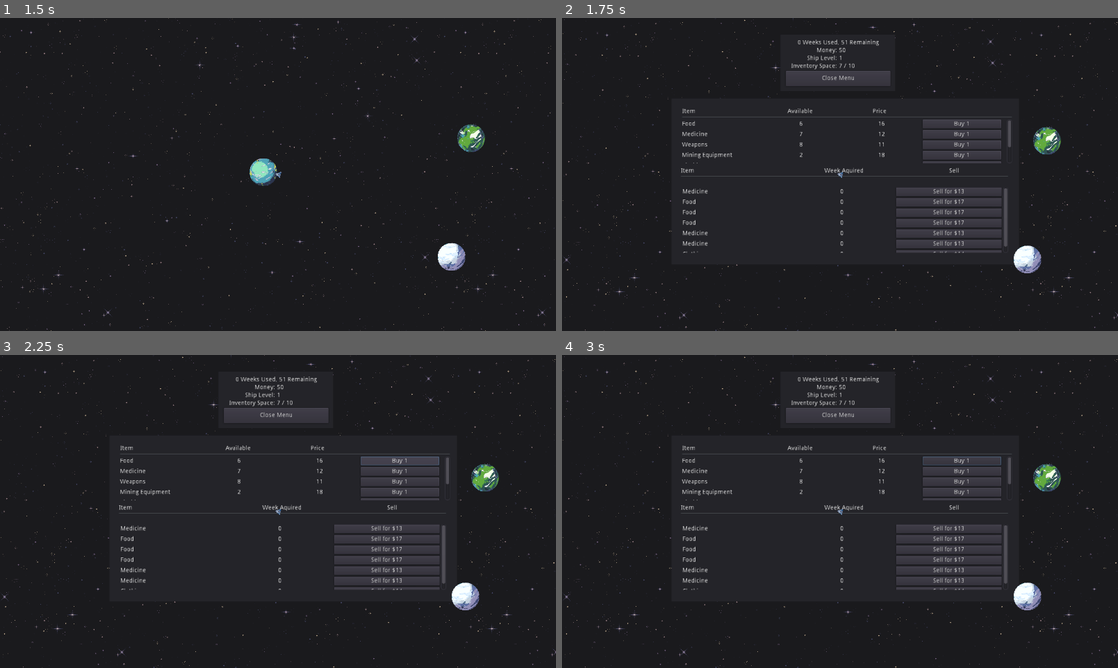
Above: before the commit, frames 1-4 (two rows, left to right).
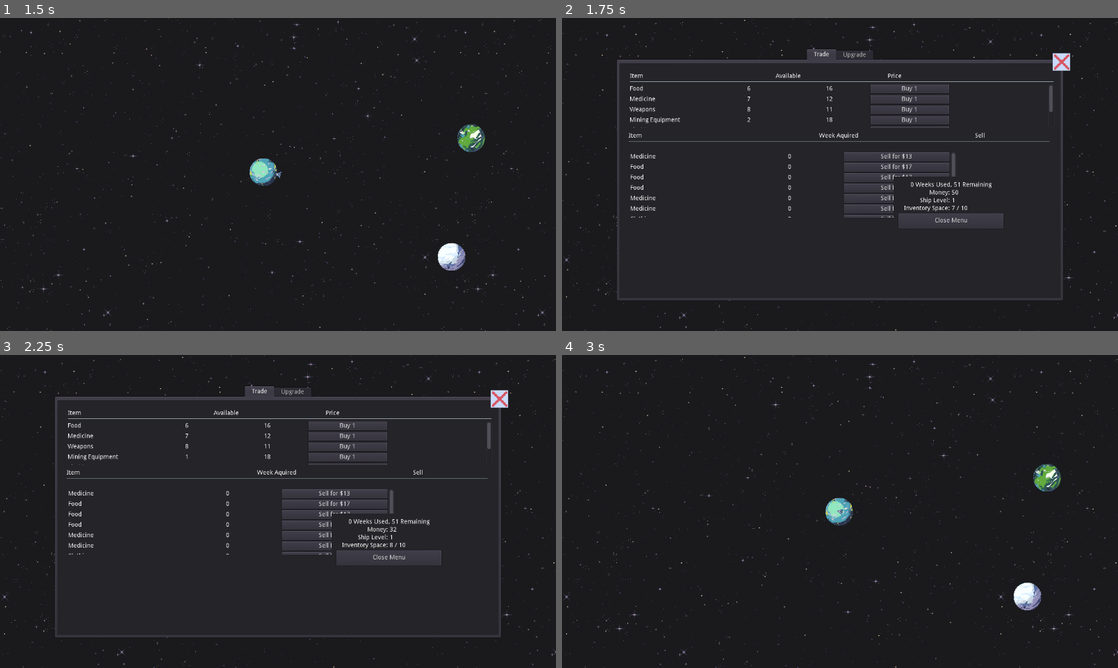
Above: after the commit, the same moments.

Repository: shadowhen/Star-Trader
Game: Godot game, scene res://World.tscn
Same seed, same stepped clock (60 frames per second), same inputs: the game is played once before the commit and once after it.
Inputs (mouse positions are in pixels of both pictures, inside the frame that each line leads up to):
- Up to frame 1 (1.5 s): tap Enter at 0.5 s; move the mouse to (166, 152) at 0.52 s; press the mouse at (166, 152) at 0.53 s; hold Right (ui_right) 0.53-1.28 s; tap T (trade) at 0.8, 1.35 s; move the mouse to (428, 130) at 1.27 s; release the mouse at (428, 130) at 1.28 s; hold Down (ui_down) from 1.28 s (still down)
- Up to frame 2 (1.75 s): keep holding Down (ui_down); click (990, 130) at 1.55 s
- Up to frame 3 (2.25 s): release Down (ui_down) at 2 s; click "Buy 1" at 2 s
- Up to frame 4 (3 s): click (1062, 398) at 2.77 s

Frame 1 is identical in both runs. In frame 2, 11% of the frame differs, in the area x 9-92%, y 6-91%; in frame 3, 11%; in frame 4, 7.6%.

Commit message:
implemented buying

Diff:
--- /dev/null
+++ b/Game.gd
@@ -0,0 +1,52 @@
+extends Node
+
+enum GameState { TRAVEL, DOCKED, WINNER, LOSER }
+var game_state = GameState.TRAVEL
+
+onready var shared_ui = $GUI/SharedUI
+
+export(int) var player_cash_balance = 100
+export(int) var player_ship_level = 0
+
+func _ready():
+	for planet in get_tree().get_nodes_in_group("planets"):
+		planet.connect("player_enter", self, "_on_Planet_player_enter")
+		planet.connect("player_exit", self, "_on_Planet_player_exit")
+
+func _unhandled_input(event):
+	if event.is_action_pressed("trade") and game_state == GameState.DOCKED:
+		shared_ui.visible = not shared_ui.visible
+
+func _on_Planet_player_enter():
+	game_state = GameState.DOCKED
+	shared_ui.show()
+	shared_ui.update_info()
+
+func _on_Planet_player_exit():
+	game_state = GameState.TRAVEL
+	shared_ui.hide()
+
+
+# This function implements both ship upgrades.
+func _upgrade_ship():
+	# Logic for first upgrade.
+	if player_ship_level == 0:
+		if player_cash_balance < 500:
+			print("You do not have enough credits to redeem your first upgrade. ")
+		else:
+			player_ship_level += 1
+			player_cash_balance = player_cash_balance - 500
+			print("Your ship has been successfully upgraded! ")
+
+	# Logic for second upgrade.
+	elif player_ship_level == 1:
+		if player_cash_balance < 3000:
+			print("You do not have enough credits to redeem your second upgrade. ")
+		else:
+			player_ship_level += 1
+			player_cash_balance = player_cash_balance - 3000
+			print("Your ship has been successfully upgraded! ")
+
+	# Fully Upgraded.
+	else:
+		print("Your ship is fully upgraded traveler! ")
--- a/World.tscn
+++ b/World.tscn
@@ -1,14 +1,16 @@
-[gd_scene load_steps=8 format=2]
+[gd_scene load_steps=9 format=2]
 
 [ext_resource path="res://player/Player.tscn" type="PackedScene" id=1]
 [ext_resource path="res://space-background.png" type="Texture" id=2]
-[ext_resource path="res://trade/Trade.tscn" type="PackedScene" id=3]
+[ext_resource path="res://ui/SharedUI.tscn" type="PackedScene" id=3]
 [ext_resource path="res://planets/Planet.tscn" type="PackedScene" id=4]
+[ext_resource path="res://Game.gd" type="Script" id=5]
 [ext_resource path="res://player/PlayerCamera.gd" type="Script" id=6]
 [ext_resource path="res://planets/wet_world.png" type="Texture" id=7]
 [ext_resource path="res://planets/ice_world.png" type="Texture" id=8]
 
 [node name="World" type="Node2D"]
+script = ExtResource( 5 )
 
 [node name="ParallaxBackground" type="ParallaxBackground" parent="."]
 
@@ -32,25 +34,29 @@
 script = ExtResource( 6 )
 move_speed = 200.0
 
-[node name="Planet1" parent="." instance=ExtResource( 4 )]
+[node name="Planets" type="Node" parent="."]
+
+[node name="Planet1" parent="Planets" instance=ExtResource( 4 )]
 position = Vector2( -260, -47 )
 
-[node name="Planet2" parent="." instance=ExtResource( 4 )]
+[node name="Planet2" parent="Planets" instance=ExtResource( 4 )]
 position = Vector2( 218, -125 )
 
-[node name="Sprite" parent="Planet2" index="0"]
+[node name="Sprite" parent="Planets/Planet2" index="0"]
 texture = ExtResource( 7 )
 
-[node name="Planet3" parent="." instance=ExtResource( 4 )]
+[node name="Planet3" parent="Planets" instance=ExtResource( 4 )]
 position = Vector2( 173, 148 )
 
-[node name="Sprite" parent="Planet3" index="0"]
+[node name="Sprite" parent="Planets/Planet3" index="0"]
 texture = ExtResource( 8 )
 
 [node name="GUI" type="CanvasLayer" parent="."]
 
-[node name="Trade" parent="GUI" instance=ExtResource( 3 )]
+[node name="SharedUI" parent="GUI" instance=ExtResource( 3 )]
 visible = false
 
-[editable path="Planet2"]
-[editable path="Planet3"]
+[connection signal="upgrade_ship" from="GUI/SharedUI" to="." method="_upgrade_ship"]
+
+[editable path="Planets/Planet2"]
+[editable path="Planets/Planet3"]
--- a/planets/Planet.gd
+++ b/planets/Planet.gd
@@ -1,34 +1,30 @@
 extends Area2D
 
 signal click_move(new_position)
-signal planet_exited()
+signal player_enter
+signal player_exit
 
 func _on_Planet_input_event(viewport, event, shape_idx):
 	if event.is_action_pressed("move"):
 		emit_signal("click_move", global_position)
 
-
 func _on_Planet_body_entered(body):
 	if not body.is_in_group("player"):
 		return
-	body.interact_planet = true
 	print("entering " + name)
 	PlayerData.player_stats["CurrentPlanet"]["Value"] = name
 
-	var tradepanel = load("res://trade/Trade.tscn").instance()
-	add_child(tradepanel)
-	get_node("Trade").connect("close_tradepanel", self, "close_tradepanel")
+#	var tradepanel = load("res://trade/Trade.tscn").instance()
+#	add_child(tradepanel)
+#	get_node("Trade").connect("close_tradepanel", self, "close_tradepanel")
 
+	emit_signal("player_enter")
 
-
-func close_tradepanel() -> void:
-	get_node("Trade").queue_free()
 
 func _on_Planet_body_exited(body):
 	if not body.is_in_group("player"):
 		return
-	body.interact_planet = false
 	print("leaving " + name)
 	PlayerData.player_stats["CurrentPlanet"]["Value"] = "-1"
 
-	emit_signal("planet_exited")
+	emit_signal("player_exit")
--- a/player/Player.gd
+++ b/player/Player.gd
@@ -1,10 +1,6 @@
 extends KinematicBody2D
 
-export var current_balance : int = 100
-
 var move_pressed = false
-
-var interact_planet = false
 
 # movement variables
 var destination = Vector2()
@@ -23,10 +19,6 @@
 	var trades = get_tree().get_nodes_in_group("trade")
 	for trade in trades:
 		trade.connect("trade_amount", self, "_conduct_trade")
-
-func _unhandled_input(event):
-	if interact_planet and event.is_action_pressed("trade"):
-		$"../GUI/Trade/".visible = not $"../GUI/Trade/".visible
 
 # Updates the ships destination
 func _update_destination(target_position):
@@ -51,34 +43,3 @@
 		velocity = move_and_slide(velocity)
 	else:
 		is_moving = false
-
-func _conduct_trade(cargo_type, currency, amount):
-	#print("traded %d for %s" % [amount, ItemTrade.get_cargo_str(cargo_type)])
-
-	# Calculate new balance
-	current_balance += currency
-	print("Current balance: %d" % current_balance)
-
-# This function implements both ship upgrades.
-func _ship_upgrade(current_balance, current_ship_upgrade):
-	# Logic for first upgrade.
-	if current_ship_upgrade == 0:
-		if current_balance < 500:
-			print("You do not have enough credits to redeem your first upgrade. ")
-		else:
-			current_ship_upgrade += 1
-			current_balance = current_balance - 500
-			print("Your ship has been successfully upgraded! ")
-
-	# Logic for second upgrade.
-	elif current_ship_upgrade == 1:
-		if current_balance < 3000:
-			print("You do not have enough credits to redeem your second upgrade. ")
-		else:
-			current_ship_upgrade += 1
-			current_balance = current_balance - 3000
-			print("Your ship has been successfully upgraded! ")
-
-	# Fully Upgraded.
-	else:
-		print("Your ship is fully upgraded traveler! ")
--- a/trade/Trade.gd
+++ b/trade/Trade.gd
@@ -14,15 +14,9 @@
 
 # Called when the node enters the scene tree for the first time.
 func _ready() -> void:
+	setup()
 
-	get_parent().get_parent().get_node("Planet1").connect("planet_exited",self,"_planet_exited")
-	get_parent().get_parent().get_node("Planet2").connect("planet_exited",self,"_planet_exited")
-	get_parent().get_parent().get_node("Planet3").connect("planet_exited",self,"_planet_exited")
-	#get_parent().get_parent().get_node("Planet4").connect("planet_exited",self,"_planet_exited")
-	#get_parent().get_parent().get_node("Planet5").connect("planet_exited",self,"_planet_exited")
-	#get_parent().get_parent().get_node("Planet6").connect("planet_exited",self,"_planet_exited")
-	#get_parent().get_parent().get_node("Planet7").connect("planet_exited",self,"_planet_exited")
-
+func setup():
 	var inventorySpaceUsed = 0
 
 	# parse current Planet
@@ -64,7 +58,8 @@
 			buy_slot_new.get_node("ItemLabel").text = str(GameData.item_data[str(i)]["ItemName"])
 			buy_slot_new.get_node("Available").text = str(GameData.planet_inventory[str(i)]["P" + currentPlanet + "Avail"])
 			buy_slot_new.get_node("Price").text = str(GameData.item_data[str(i)]["ItemP" + currentPlanet + "BuyFor"])
-
+			buy_slot_new.get_node("ItemID").text = str(i)
+			buy_slot_new.get_node("PlanetID").text = "P" + currentPlanet + "Avail"
 			buygridcontainer.add_child(buy_slot_new, true)
 
 	# set the player stats in the small window above the trade window
@@ -73,6 +68,14 @@
 	get_node("ColorRect/Info/VBoxContainer/Money/Label").text = str(PlayerData.player_stats["Money"]["Value"])
 	get_node("ColorRect/Info/VBoxContainer/Time/Label").text = str(PlayerData.player_stats["TimeUsed"]["Value"]) + " Weeks Used, " + str(51 - PlayerData.player_stats["TimeUsed"]["Value"]) + " Remaining"
 
+func clean():
+	# Remove and queue free all children from the containers
+	for c in gridcontainer.get_children():
+		gridcontainer.remove_child(c)
+		c.queue_free()
+	for c in buygridcontainer.get_children():
+		buygridcontainer.remove_child(c)
+		c.queue_free()
 
 func _on_Close_pressed() -> void:
 	emit_signal("close_tradepanel")
--- a/trade/Trade.tscn
+++ b/trade/Trade.tscn
@@ -11,6 +11,7 @@
 margin_top = -175.0
 margin_right = 414.0
 margin_bottom = 207.0
+rect_min_size = Vector2( 800, 382 )
 rect_pivot_offset = Vector2( 607, 226 )
 script = ExtResource( 2 )
 
@@ -117,6 +118,7 @@
 margin_top = 205.0
 margin_right = 775.0
 margin_bottom = 355.0
+rect_min_size = Vector2( 750, 150 )
 
 [node name="ItemSellContainer" type="VBoxContainer" parent="ScrollContainer"]
 margin_right = 735.0
@@ -124,10 +126,10 @@
 rect_min_size = Vector2( 735, 150 )
 
 [node name="ColorRect" type="ColorRect" parent="."]
-margin_left = 251.0
-margin_top = -147.0
-margin_right = 515.0
-margin_bottom = -17.0
+margin_left = 631.0
+margin_top = 261.0
+margin_right = 895.0
+margin_bottom = 391.0
 color = Color( 0.145098, 0.145098, 0.164706, 1 )
 
 [node name="Info" type="VBoxContainer" parent="ColorRect"]
--- /dev/null
+++ b/trade/templates/BuyItem.gd
@@ -0,0 +1,66 @@
+extends HBoxContainer
+
+
+signal pressed()
+
+func _ready():
+	var sellButton = get_node("Buy2")
+	sellButton.connect("pressed", self, "_on_Buy_Pressed")
+
+func _on_Buy_Pressed() -> void:
+	# only enable buying if inventory is not full
+	if (PlayerData.player_stats["InventorySpaceUsed"]["Value"] < PlayerData.player_stats["InventoryCap"]["Value"]):
+
+		# debugging
+		print("Buy item " + get_node("ItemLabel").text + " for $" + get_node("Price").text)
+
+		# take the money for the sale
+		var newMoney = int(PlayerData.player_stats["Money"]["Value"]) - int(get_node("Price").text)
+		PlayerData.player_stats["Money"]["Value"] = str(newMoney)
+
+		# update the value for player money and inventory space left on trade screen
+			# (yes I know this is *JANK* but couldn't get it to work any other way
+			# feel free to revise
+		var Owner = get_parent().get_parent().get_parent().get_parent() # gets "Trade" node
+		var temp = Owner.get_node("ColorRect")
+		var temp1 = temp.get_node("Info")
+		var temp2 = temp1.get_node("VBoxContainer")
+		var temp3 = temp2.get_node("Money")
+		var temp4 = temp2.get_node("InventorySpace")
+
+		var MoneyLabel = temp3.get_node("Label")
+		var InventoryLabel = temp4.get_node("Label")
+
+		print(InventoryLabel.text)
+		print(PlayerData.player_stats["InventorySpaceUsed"]["Value"])
+
+		MoneyLabel.text = str(newMoney)
+		PlayerData.player_stats["InventorySpaceUsed"]["Value"] = 1 + PlayerData.player_stats["InventorySpaceUsed"]["Value"] # add item to inventory used
+		InventoryLabel.text = str(PlayerData.player_stats["InventorySpaceUsed"]["Value"]) + "/" + str(PlayerData.player_stats["InventoryCap"]["Value"])
+
+		# add the item to the players inventory data
+		for i in PlayerData.inv_data.keys():
+			if (PlayerData.inv_data[i]["InvItemID"] == -1): # if slot empty
+				print("Adding item to inventory slot " + str(i) + "with itemID" + get_node("ItemID").text + "and week " + str(PlayerData.player_stats["TimeUsed"]["Value"]))
+				PlayerData.inv_data[str(i)]["InvItemID"] = int(get_node("ItemID").text)
+				PlayerData.inv_data[str(i)]["WeekAquired"] = int(PlayerData.player_stats["TimeUsed"]["Value"])
+				break
+
+		# update the number of items remaining for the planet on the GUI (subtract 1)
+		get_node("Available").text = str(int(get_node("Available").text) - 1)
+
+		# update the number of items remaining in the game data for the planet
+		var currentPlanet = get_node("PlanetID").text
+		var itemID = get_node("ItemID").text
+		var newAvailable = int(GameData.planet_inventory[itemID][currentPlanet]) - 1
+		GameData.planet_inventory[itemID][currentPlanet] = newAvailable
+
+		# remove the item from the trading screen, if no more remaining in stock
+		if (int(get_node("Available").text) < 1):
+			self.queue_free()
+
+		Owner.clean()
+		Owner.setup()
+	# if inventory is full and buy pressed
+	else:
+		print("Error buying item, inventory full!")
--- a/trade/templates/BuySlot.tscn
+++ b/trade/templates/BuySlot.tscn
@@ -1,13 +1,36 @@
-[gd_scene format=2]
+[gd_scene load_steps=2 format=2]
+
+[ext_resource path="res://trade/templates/BuyItem.gd" type="Script" id=1]
 
 [node name="FoodTrade" type="HBoxContainer" groups=["trade"]]
 margin_right = 735.0
 margin_bottom = 20.0
 rect_min_size = Vector2( 735, 0 )
+script = ExtResource( 1 )
 
 [node name="ItemLabel" type="Label" parent="."]
 margin_top = 3.0
 margin_right = 180.0
+margin_bottom = 17.0
+size_flags_horizontal = 3
+text = "Food"
+valign = 1
+
+[node name="ItemID" type="Label" parent="."]
+visible = false
+margin_left = 147.0
+margin_top = 3.0
+margin_right = 291.0
+margin_bottom = 17.0
+size_flags_horizontal = 3
+text = "Food"
+valign = 1
+
+[node name="PlanetID" type="Label" parent="."]
+visible = false
+margin_left = 147.0
+margin_top = 3.0
+margin_right = 291.0
 margin_bottom = 17.0
 size_flags_horizontal = 3
 text = "Food"
--- /dev/null
+++ b/ui/SharedUI.gd
@@ -0,0 +1,23 @@
+extends Control
+
+signal upgrade_ship
+
+onready var trade = $Tabs/Trade
+onready var upgrade = $Tabs/Upgrade
+
+func update_info():
+	trade.clean()
+	trade.setup()
+
+func set_cash(cash : int):
+	# TODO: Add a way to pass cash amount into the trade screen
+	upgrade.set_cash_amount(cash)
+
+
+func _on_HideButton_pressed():
+	update_info()
+	hide()
+
+
+func _on_Upgrade_upgrade():
+	emit_signal("upgrade_ship")
--- /dev/null
+++ b/ui/SharedUI.tscn
@@ -0,0 +1,47 @@
+[gd_scene load_steps=5 format=2]
+
+[ext_resource path="res://ui/UpgradePanel.tscn" type="PackedScene" id=1]
+[ext_resource path="res://trade/Trade.tscn" type="PackedScene" id=2]
+[ext_resource path="res://ui/SharedUI.gd" type="Script" id=3]
+[ext_resource path="res://ui/x-button.png" type="Texture" id=4]
+
+[node name="SharedUi" type="Control"]
+anchor_left = 0.1
+anchor_top = 0.1
+anchor_right = 0.9
+anchor_bottom = 0.9
+script = ExtResource( 3 )
+
+[node name="Tabs" type="TabContainer" parent="."]
+anchor_right = 1.0
+anchor_bottom = 1.0
+
+[node name="Trade" parent="Tabs" instance=ExtResource( 2 )]
+anchor_left = 0.0
+anchor_top = 0.0
+anchor_right = 1.0
+anchor_bottom = 1.0
+margin_left = 4.0
+margin_top = 32.0
+margin_right = -4.0
+margin_bottom = -4.0
+
+[node name="Upgrade" parent="Tabs" instance=ExtResource( 1 )]
+visible = false
+
+[node name="HideButton" type="TextureButton" parent="."]
+anchor_left = 1.01758
+anchor_top = 0.015625
+anchor_right = 1.01758
+anchor_bottom = 0.015625
+margin_left = -40.0
+margin_bottom = 40.0
+texture_normal = ExtResource( 4 )
+expand = true
+stretch_mode = 4
+__meta__ = {
+"_edit_use_anchors_": true
+}
+
+[connection signal="upgrade" from="Tabs/Upgrade" to="." method="_on_Upgrade_upgrade"]
+[connection signal="pressed" from="HideButton" to="." method="_on_HideButton_pressed"]
--- /dev/null
+++ b/ui/UpgradePanel.gd
@@ -0,0 +1,17 @@
+extends Control
+
+signal upgrade
+
+export(String) var cash_amount_text_prefix
+
+onready var _ship_texture_rect = $Container/LeftSide/ShipTextureRect
+onready var _cash_amount_label = $Container/RightSide/VBoxContainer/CashAmount
+
+func set_ship_texture(texture : Texture) -> void:
+	_ship_texture_rect.texture = texture
+
+func set_cash_amount(cash_amount : int) -> void:
+	_cash_amount_label.text = cash_amount_text_prefix + " " + str(cash_amount)
+
+func _on_UpgradeButton_pressed():
+	emit_signal("upgrade")
--- /dev/null
+++ b/ui/UpgradePanel.tscn
@@ -0,0 +1,59 @@
+[gd_scene load_steps=3 format=2]
+
+[ext_resource path="res://player/player-ship.png" type="Texture" id=1]
+[ext_resource path="res://ui/UpgradePanel.gd" type="Script" id=2]
+
+[node name="UpgradePanel" type="Control"]
+anchor_right = 1.0
+anchor_bottom = 1.0
+script = ExtResource( 2 )
+cash_amount_text_prefix = "Credits:"
+
+[node name="Container" type="HBoxContainer" parent="."]
+anchor_right = 1.0
+anchor_bottom = 1.0
+
+[node name="LeftSide" type="Control" parent="Container"]
+margin_right = 638.0
+margin_bottom = 720.0
+size_flags_horizontal = 3
+
+[node name="ShipTextureRect" type="TextureRect" parent="Container/LeftSide"]
+anchor_right = 1.0
+anchor_bottom = 1.0
+texture = ExtResource( 1 )
+stretch_mode = 6
+
+[node name="RightSide" type="Control" parent="Container"]
+margin_left = 642.0
+margin_right = 1280.0
+margin_bottom = 720.0
+size_flags_horizontal = 3
+
+[node name="VBoxContainer" type="VBoxContainer" parent="Container/RightSide"]
+anchor_left = 0.25
+anchor_top = 0.318
+anchor_right = 0.75
+anchor_bottom = 1.0
+
+[node name="Label" type="Label" parent="Container/RightSide/VBoxContainer"]
+margin_right = 319.0
+margin_bottom = 14.0
+text = "Upgrades"
+align = 1
+
+[node name="CashAmount" type="Label" parent="Container/RightSide/VBoxContainer"]
+margin_top = 18.0
+margin_right = 319.0
+margin_bottom = 32.0
+text = "Credits: 0"
+align = 1
+valign = 1
+
+[node name="UpgradeButton" type="Button" parent="Container/RightSide/VBoxContainer"]
+margin_top = 36.0
+margin_right = 319.0
+margin_bottom = 56.0
+text = "Upgrade"
+
+[connection signal="pressed" from="Container/RightSide/VBoxContainer/UpgradeButton" to="." method="_on_UpgradeButton_pressed"]
Binary file added: ui/x-button.png
Not shown, added: ui/x-button.png.import
